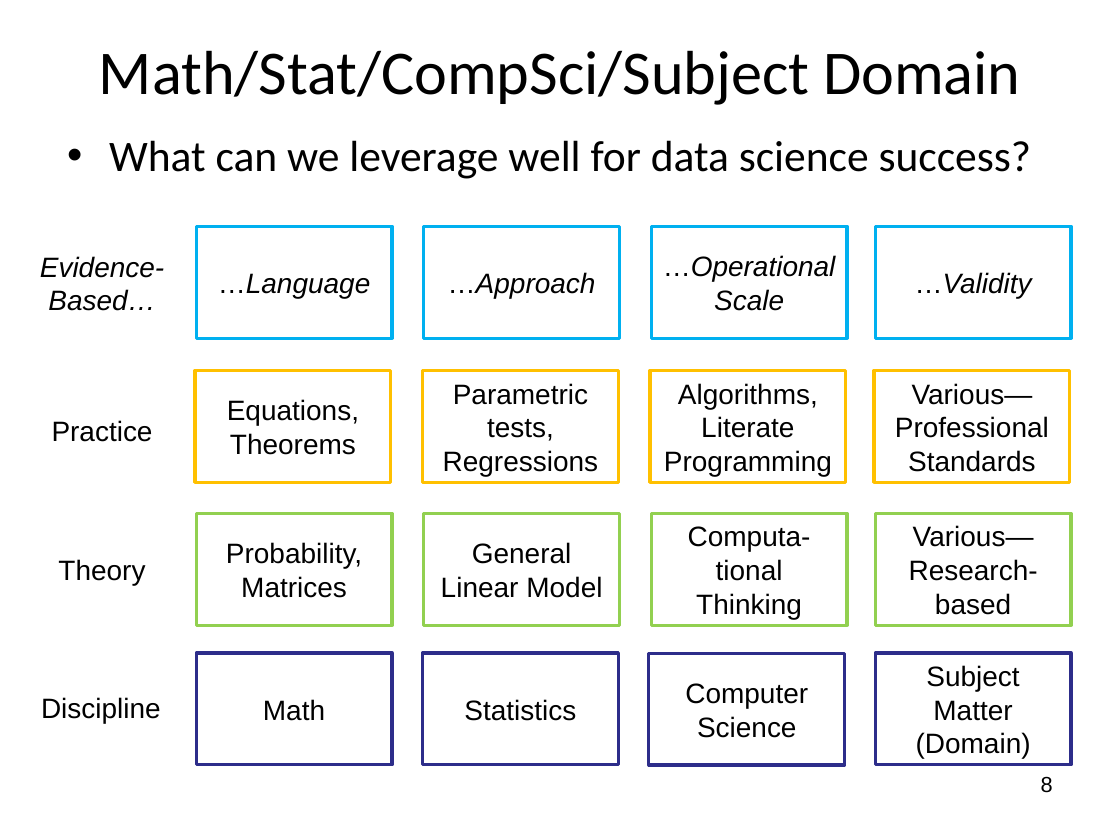
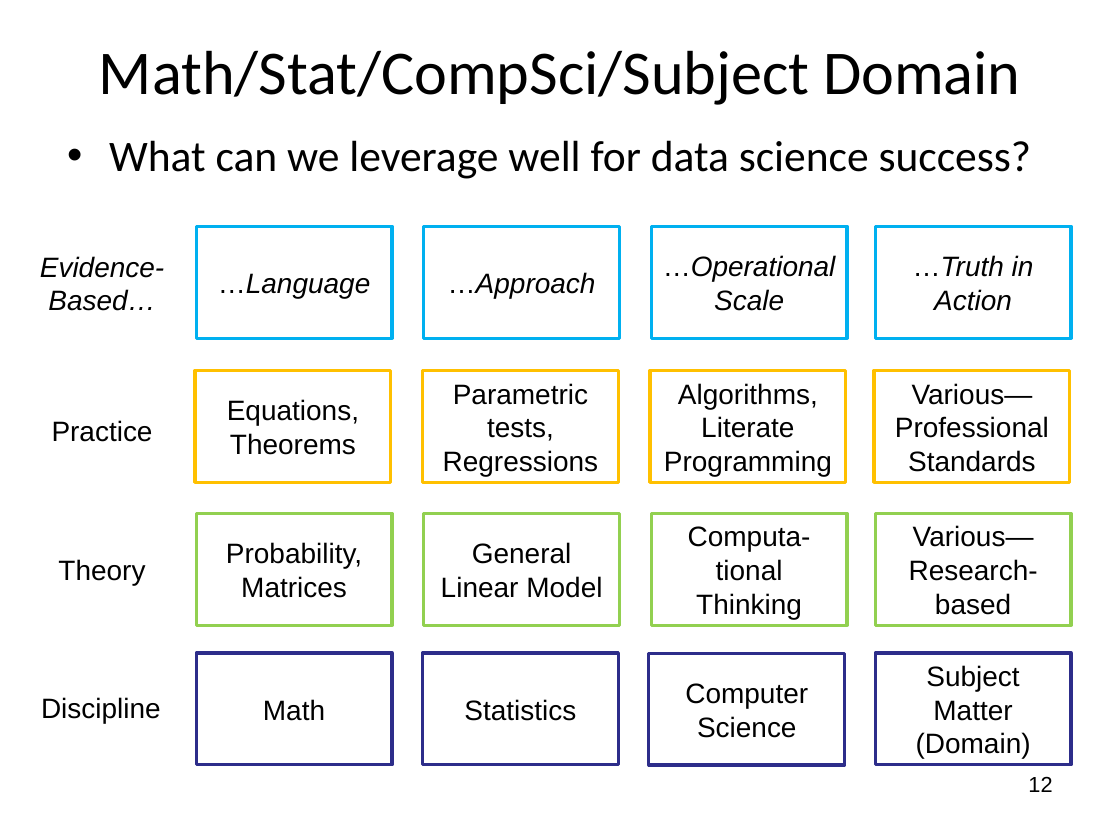
Before and after one commit to wsphd/datajam2018, a slide deck: slide 12 of dj2018.odp (slide 8 before the commit). Drawn at 1120x840 pixels with LibreOffice and Linux fonts; fonts in the diff are those of the drawing. Boxes give left, top, right and bottom in pixels: in the first picture for what was removed or moved away, otherwise in the second. Text is boxed around its words. In the diff, an @@ line names an element or a change of style, - is before the commit and + after.

```diff
--- a/dj2018.odp
+++ b/dj2018.odp
@@ text in rectangle at (913,255,1034,311): text changed @@
-…Validity
+…Truth in Action
@@ page number at (1028,776,1052,792): text changed @@
-8
+12
```
Also in this commit, not shown: 7 other slides changed, 4 slides added, 10 slides removed, 1 other file.
